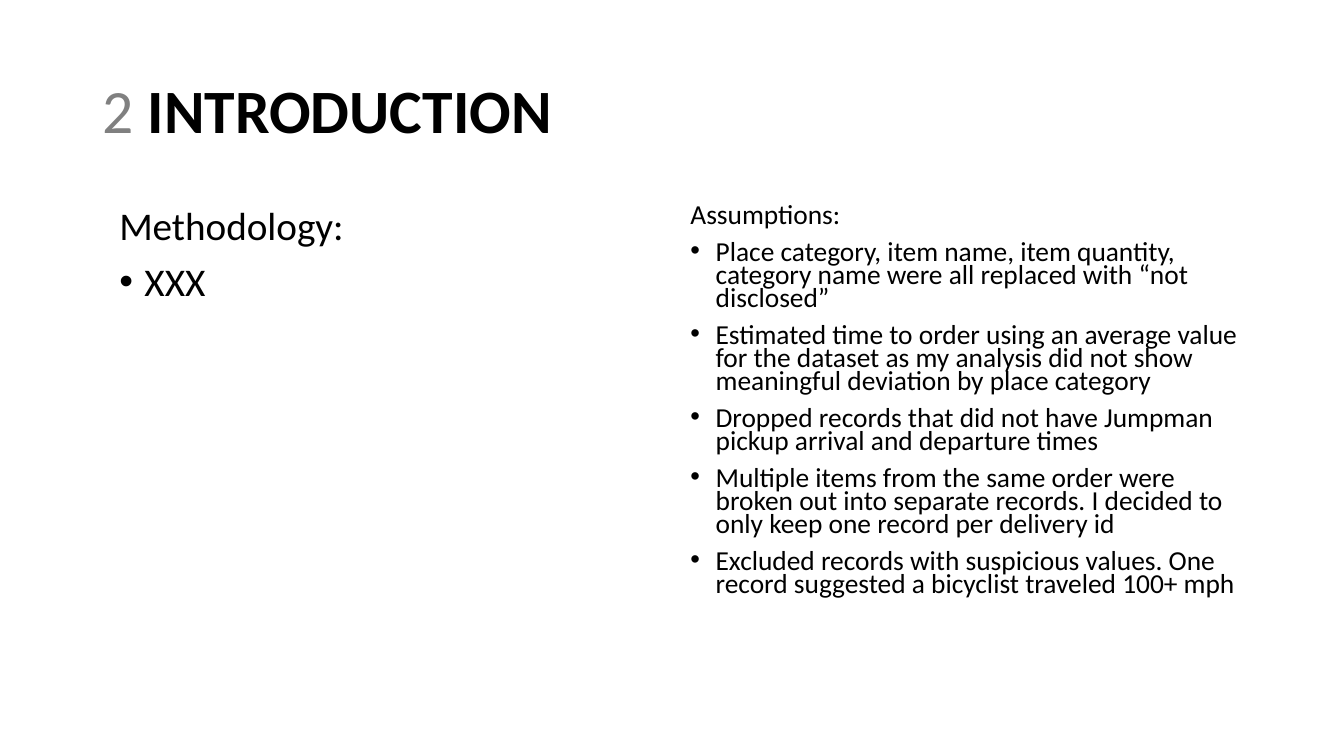
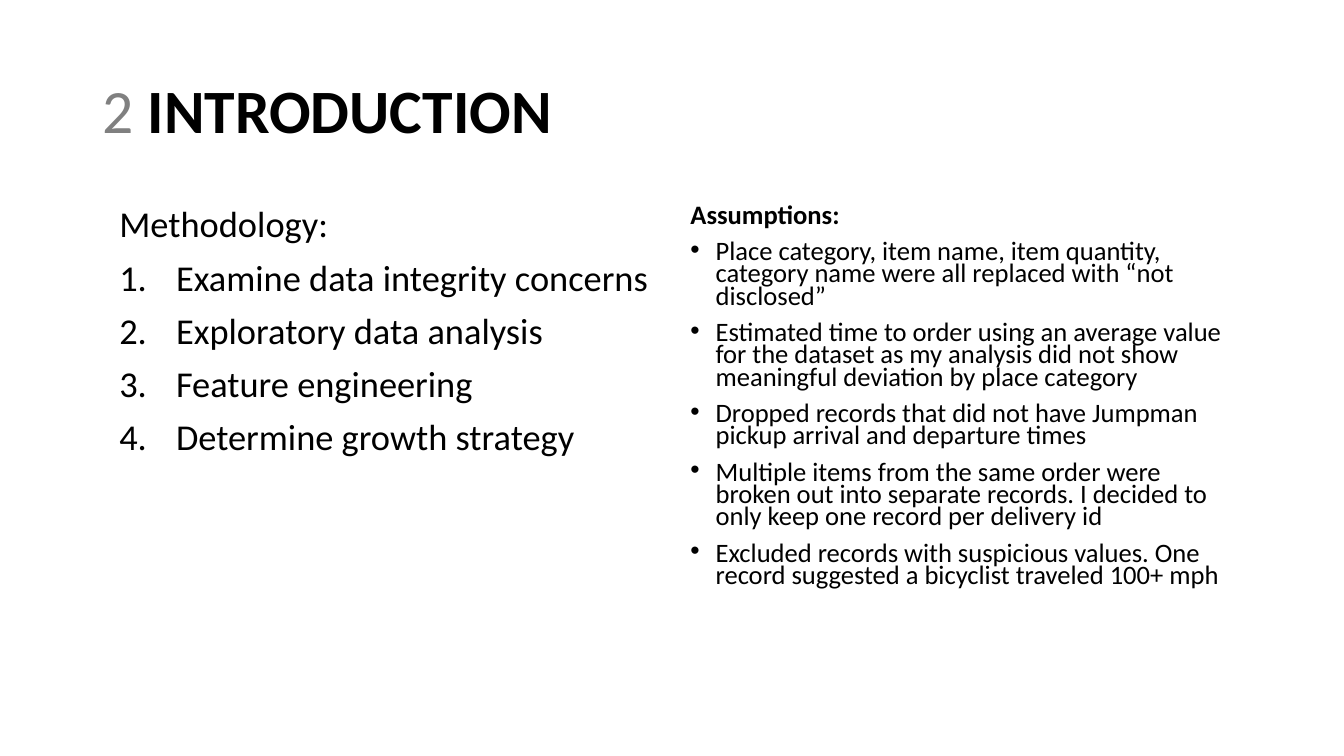
Before and after one commit to sstarkjr/PM_MarketAnalysis, a slide deck: slide 4 of Stephen_Stark_Analysis.pptx. Drawn at 1344x756 pixels with LibreOffice and Linux fonts; fonts in the diff are those of the drawing. Boxes give left, top, right and bottom in pixels: in the first picture for what was removed or moved away, otherwise in the second. Text is boxed around its words. In the diff, an @@ line names an element or a change of style, - is before the commit and + after.

```diff
--- a/Stephen_Stark_Analysis.pptx
+++ b/Stephen_Stark_Analysis.pptx
@@ text "Assumptions:" at bbox=[690, 205, 1221, 589]: size 19.6 to 19 pt; bold on in "Assumptions:" @@
@@ text at bbox=[119, 211, 328, 244]: size 28 to 26 pt in "Methodology:" @@
@@ text at bbox=[176, 265, 648, 457]: text changed; size 28 to 26 pt @@
-• XXX
+1. Examine data integrity concerns
+2. Exploratory data analysis
+3. Feature engineering
+4. Determine growth strategy
```
Also in this commit, not shown: 12 other slides changed, 2 slides added, 2 slides removed, 1 other file.
